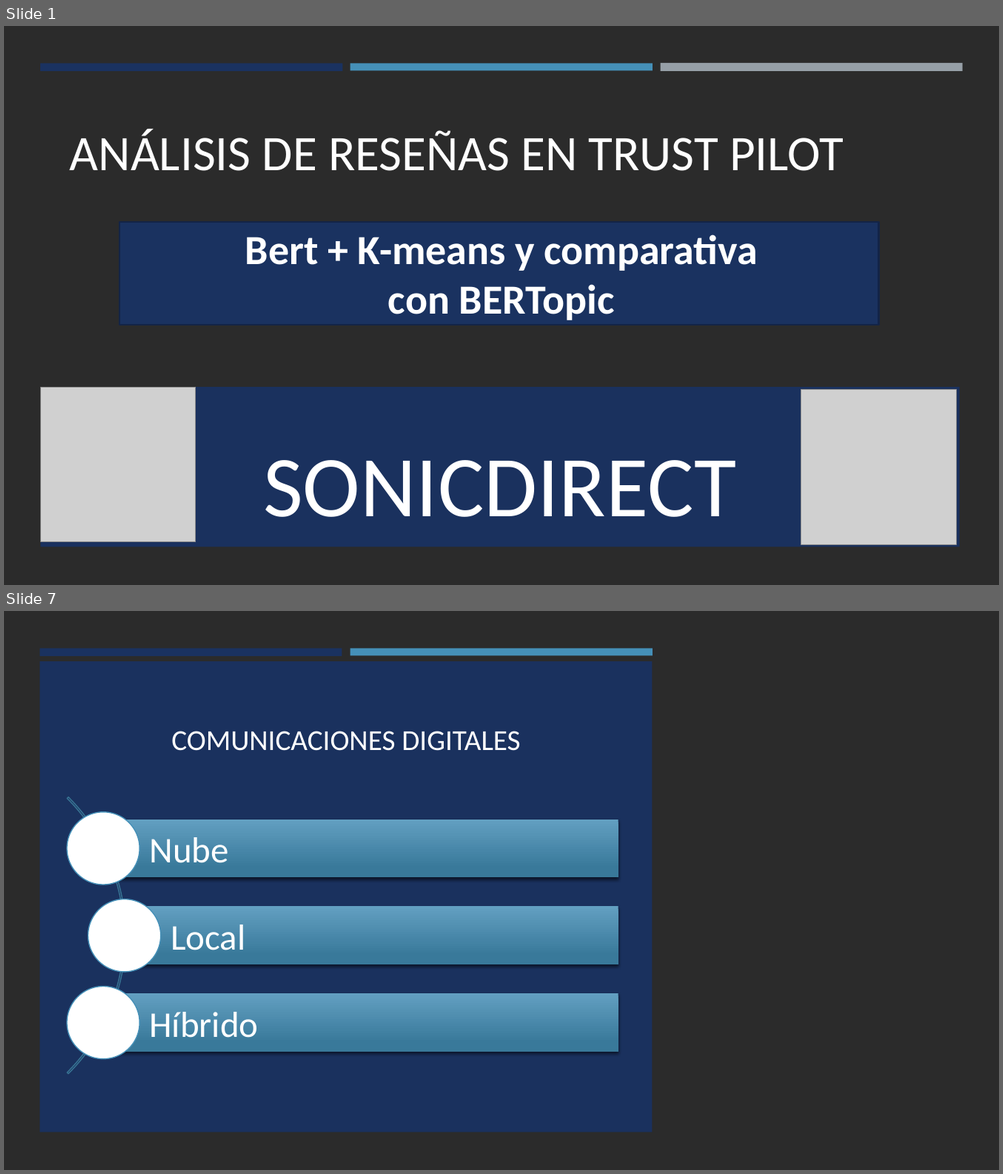
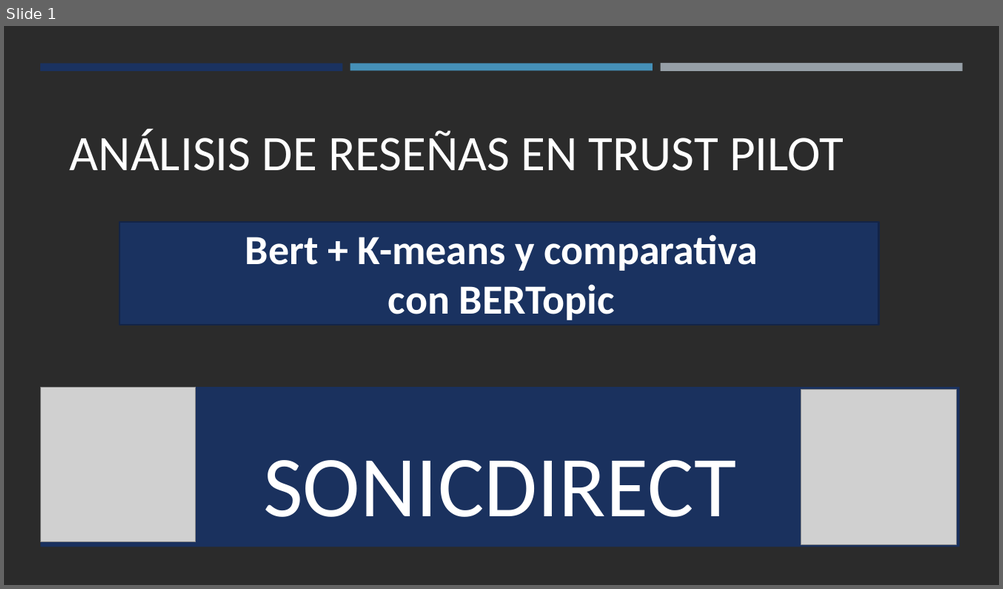
Before and after one commit to OscarFdz24/Proyecto_DeepLearning_NLP_Oscar_Fernandez, a slide deck: Análisis de reseñas en Trust Pilot.pptx. Shown one above the other, each under a label of ours: slides 1 and 7 before the commit, slide 1 after it; the slides between them are not shown. The pictures are 1003x1174 and 1003x589 pixels, drawn with LibreOffice and Linux fonts; fonts in the diff are those of the drawing; grey boxes stand for pictures; background and template pictures are left out; a plain dark background stands for a picture behind light text. Boxes give left, top, right and bottom in pixels: in the first picture for what was removed or moved away, otherwise in the second. Text is boxed around its words. In the diff, an @@ line names an element or a change of style, - is before the commit and + after.

```diff
--- a/Análisis de reseñas en Trust Pilot.pptx
+++ b/Análisis de reseñas en Trust Pilot.pptx
@@ slide 7 removed at bbox=[4, 611, 999, 1170], background picture (left out) @@
@@ rectangle removed at bbox=[4, 611, 999, 1170] @@
@@ rectangle removed at bbox=[40, 648, 342, 655] @@
@@ rectangle removed at bbox=[350, 648, 652, 655] @@
@@ rectangle removed at bbox=[40, 662, 652, 1133] @@
@@ title removed at bbox=[171, 731, 520, 751] @@
-COMUNICACIONES DIGITALES
@@ group removed at bbox=[4, 740, 618, 1132]: 3 rectangles, 3 texts, 3 ellipses, 1 arch (boxed as its full ring) @@
-Nube
-Local
-Híbrido
```
Also in this commit, not shown: 3 slides changed, 7 slides added, 3 other slides removed, 3 other files.
